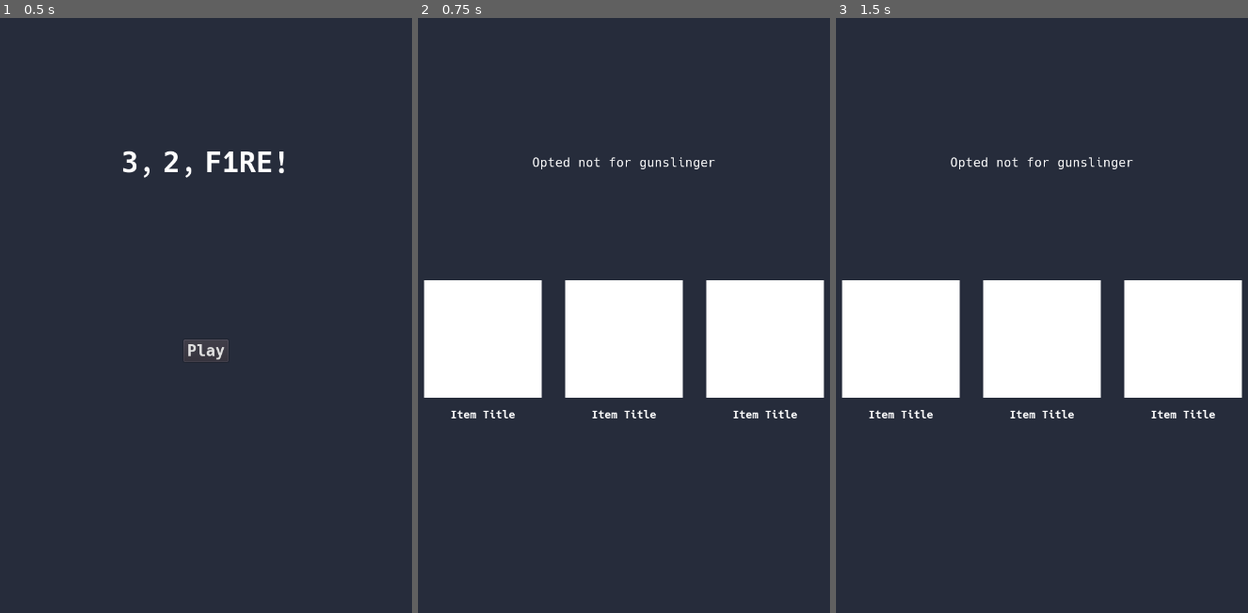
Above: before the commit, frames 1-3 (left to right).
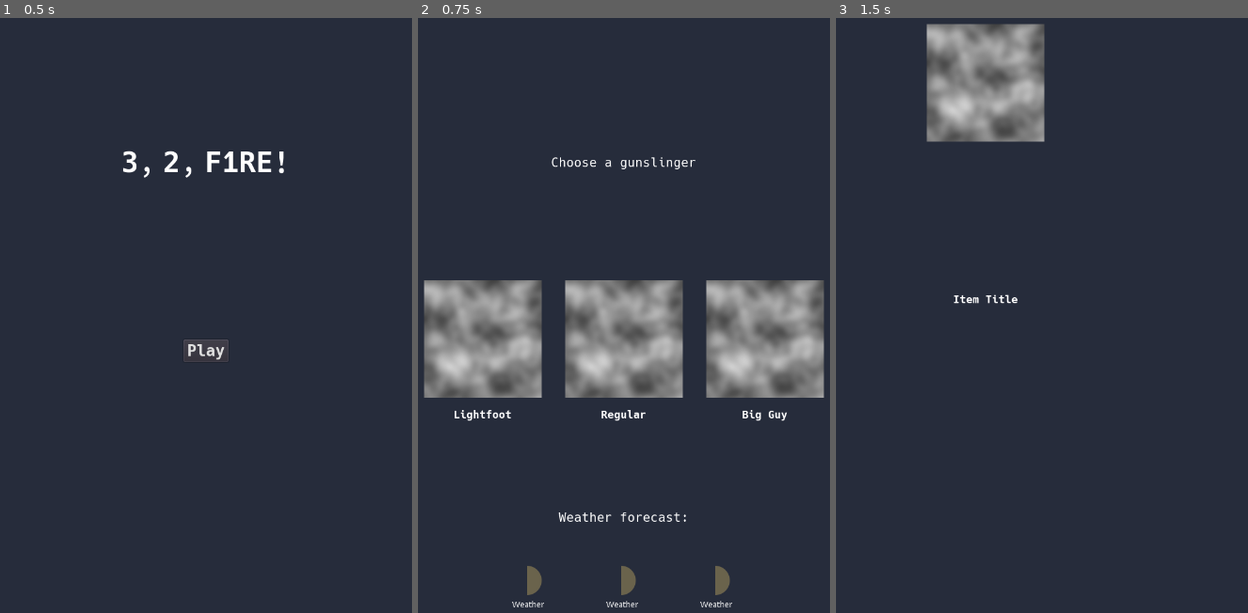
Above: after the commit, the same moments.

Repository: Bassani-Paulo/32F1RE
Game: Godot game, scene res://Scenes/MainGameScene.tscn
Two runs of this game, one before a commit and one after it. Both use one fixed random seed, a clock stepped at 60 frames per second and the inputs below.
Inputs (mouse positions are in pixels of both pictures, inside the frame that each line leads up to):
- Up to frame 1 (0.5 s): no input
- Up to frame 2 (0.75 s): click "Play" at 0.5 s
- Up to frame 3 (1.5 s): click (901, 339) at 1.27 s

Frame 1 is identical in both runs. In frame 2, 19% of the frame differs, in the area x 1-99%, y 23-100%; in frame 3, 23%, in the area x 1-99%, y 0-68%.
Error after the commit: Invalid get index 'name' (on base: 'Nil'). (res://Scripts/ItemIconScene.gd:15)

Commit message:
melhorando a tela de loja

Diff:
--- a/Game/BuyPhase.gd
+++ /dev/null
@@ -1,13 +0,0 @@
-class_name Enums
-
-enum BuyPhases{
-	GUNSLINGER
-	BACKGROUNG
-	WEAPON
-	ATTACHMENT1
-	ATTACHMENT2
-	ATTACHMENT3
-	DISCARD
-	REPLACE
-	BUFF
-}
--- /dev/null
+++ b/Game/Classes/Enums.gd
@@ -0,0 +1,31 @@
+class_name Enums
+
+enum BuyPhases{
+	GUNSLINGER
+	BACKGROUNG
+	WEAPON
+	ATTACHMENT_1
+	ATTACHMENT_2
+	ATTACHMENT_3
+	DISCARD
+	REPLACE
+	BUFF
+}
+
+enum Stat{
+	SIZE
+	REACTION_TIME
+	RELOAD_TIME
+	REPAIR_TIME
+	ACCURACY
+	ROF
+	AMMO_CAPACITY
+	BULLET_SPEED
+	FAIL_CHANCE
+}
+
+enum Operation{
+	SET
+	ADD
+	MULTIPLY
+}
--- /dev/null
+++ b/Game/Classes/Item.gd
@@ -0,0 +1,12 @@
+extends Object
+
+class_name Item
+
+var icon: Image
+var name: String
+var statMods: Array
+
+func _init(nameI:String, statModsI:Array):
+	#self.icon = icon
+	self.name = nameI
+	self.statMods = statModsI
--- /dev/null
+++ b/Game/Classes/StatMod.gd
@@ -0,0 +1,14 @@
+extends Object
+
+class_name StatMod
+
+var description: String
+var stat:int
+var operation:int
+var value:float
+
+func _init(descriptionI:String, statI:int, operationI:int, valueI:float):
+	self.description = descriptionI
+	self.stat = statI
+	self.operation = operationI
+	self.value = valueI
--- a/Game/ItemDescriptionScene.tscn
+++ /dev/null
@@ -1,8 +0,0 @@
-[gd_scene format=2]
-
-[node name="Control" type="Control"]
-anchor_right = 1.0
-anchor_bottom = 1.0
-__meta__ = {
-"_edit_use_anchors_": false
-}
--- /dev/null
+++ b/Game/Scenes/ItemDescriptionScene.tscn
@@ -0,0 +1,91 @@
+[gd_scene load_steps=5 format=2]
+
+[ext_resource path="res://Scenes/ItemIconScene.tscn" type="PackedScene" id=1]
+[ext_resource path="res://ttf/Hack-Regular.ttf" type="DynamicFontData" id=2]
+[ext_resource path="res://Scripts/ItemDescriptionScene.gd" type="Script" id=3]
+
+[sub_resource type="DynamicFont" id=1]
+size = 20
+font_data = ExtResource( 2 )
+
+[node name="ItemDescriptionScene" type="Control"]
+anchor_right = 1.0
+anchor_bottom = 1.0
+script = ExtResource( 3 )
+__meta__ = {
+"_edit_use_anchors_": false
+}
+
+[node name="VBoxContainer" type="VBoxContainer" parent="."]
+anchor_right = 1.0
+anchor_bottom = 1.0
+__meta__ = {
+"_edit_use_anchors_": false
+}
+
+[node name="MarginContainer" type="MarginContainer" parent="VBoxContainer"]
+margin_right = 800.0
+margin_bottom = 80.0
+custom_constants/margin_top = 80
+
+[node name="HBoxContainer" type="HBoxContainer" parent="VBoxContainer"]
+margin_top = 84.0
+margin_right = 800.0
+margin_bottom = 564.0
+rect_min_size = Vector2( 0, 480 )
+
+[node name="MarginContainer" type="MarginContainer" parent="VBoxContainer/HBoxContainer"]
+margin_right = 200.0
+margin_bottom = 480.0
+custom_constants/margin_left = 200
+
+[node name="ItemIconScene" parent="VBoxContainer/HBoxContainer" instance=ExtResource( 1 )]
+margin_left = 204.0
+margin_right = 404.0
+margin_bottom = 480.0
+
+[node name="MarginContainer2" type="MarginContainer" parent="VBoxContainer"]
+margin_top = 568.0
+margin_right = 800.0
+margin_bottom = 568.0
+custom_constants/margin_right = 100
+custom_constants/margin_left = 100
+
+[node name="StatsContainer" type="VBoxContainer" parent="VBoxContainer/MarginContainer2"]
+margin_left = 100.0
+margin_right = 700.0
+
+[node name="Label" type="Label" parent="VBoxContainer/MarginContainer2/StatsContainer"]
+visible = false
+margin_right = 600.0
+margin_bottom = 24.0
+custom_fonts/font = SubResource( 1 )
+text = "- Base stat here"
+
+[node name="Label2" type="Label" parent="VBoxContainer/MarginContainer2/StatsContainer"]
+visible = false
+margin_right = 600.0
+margin_bottom = 24.0
+custom_fonts/font = SubResource( 1 )
+text = "- Base stat here"
+
+[node name="Label3" type="Label" parent="VBoxContainer/MarginContainer2/StatsContainer"]
+visible = false
+margin_right = 600.0
+margin_bottom = 24.0
+custom_fonts/font = SubResource( 1 )
+text = "- Base stat here"
+
+[node name="Label4" type="Label" parent="VBoxContainer/MarginContainer2/StatsContainer"]
+visible = false
+margin_right = 600.0
+margin_bottom = 24.0
+custom_fonts/font = SubResource( 1 )
+text = "- Base stat here"
+
+[node name="Label5" type="Label" parent="VBoxContainer/MarginContainer2/StatsContainer"]
+visible = false
+margin_right = 600.0
+margin_bottom = 24.0
+custom_fonts/font = SubResource( 1 )
+text = "- Base stat here"
--- a/Game/Scenes/ItemIconScene.tscn
+++ b/Game/Scenes/ItemIconScene.tscn
@@ -1,6 +1,17 @@
-[gd_scene load_steps=3 format=2]
+[gd_scene load_steps=7 format=2]
 
 [ext_resource path="res://ttf/Hack-Bold.ttf" type="DynamicFontData" id=1]
+[ext_resource path="res://Scripts/ItemIconScene.gd" type="Script" id=2]
+
+[sub_resource type="OpenSimplexNoise" id=2]
+
+[sub_resource type="NoiseTexture" id=3]
+flags = 37
+width = 200
+height = 200
+noise = SubResource( 2 )
+
+[sub_resource type="AnimatedTexture" id=4]
 
 [sub_resource type="DynamicFont" id=1]
 size = 18
@@ -10,6 +21,7 @@
 margin_right = 200.0
 margin_bottom = 240.0
 rect_min_size = Vector2( 200, 240 )
+script = ExtResource( 2 )
 __meta__ = {
 "_edit_use_anchors_": false
 }
@@ -19,13 +31,8 @@
 anchor_bottom = 1.0
 margin_bottom = -40.0
 rect_min_size = Vector2( 200, 200 )
-__meta__ = {
-"_edit_use_anchors_": false
-}
-
-[node name="ColorRect" type="ColorRect" parent="TextureButton"]
-anchor_right = 1.0
-anchor_bottom = 1.0
+texture_normal = SubResource( 3 )
+texture_pressed = SubResource( 4 )
 __meta__ = {
 "_edit_use_anchors_": false
 }
--- a/Game/Scenes/StoreScene.tscn
+++ b/Game/Scenes/StoreScene.tscn
@@ -1,10 +1,15 @@
-[gd_scene load_steps=5 format=2]
+[gd_scene load_steps=7 format=2]
 
 [ext_resource path="res://ttf/Hack-Regular.ttf" type="DynamicFontData" id=1]
 [ext_resource path="res://Scripts/StoreScene.gd" type="Script" id=2]
 [ext_resource path="res://Scenes/ItemIconScene.tscn" type="PackedScene" id=3]
+[ext_resource path="res://Scenes/WeatherOddsScene.tscn" type="PackedScene" id=4]
 
 [sub_resource type="DynamicFont" id=1]
+size = 21
+font_data = ExtResource( 1 )
+
+[sub_resource type="DynamicFont" id=2]
 size = 21
 font_data = ExtResource( 1 )
 
@@ -16,20 +21,80 @@
 "_edit_use_anchors_": false
 }
 
-[node name="CenterContainer" type="CenterContainer" parent="."]
-margin_right = 800.0
-margin_bottom = 640.0
+[node name="VBoxContainer" type="VBoxContainer" parent="."]
+anchor_right = 1.0
+anchor_bottom = 1.0
 __meta__ = {
 "_edit_use_anchors_": false
 }
 
-[node name="InstructionsLabel" type="Label" parent="CenterContainer"]
+[node name="CenterContainer" type="CenterContainer" parent="VBoxContainer"]
+margin_right = 800.0
+margin_bottom = 640.0
+rect_min_size = Vector2( 800, 640 )
+__meta__ = {
+"_edit_use_anchors_": false
+}
+
+[node name="InstructionsLabel" type="Label" parent="VBoxContainer/CenterContainer"]
 margin_left = 283.0
 margin_top = 307.0
 margin_right = 517.0
 margin_bottom = 332.0
 custom_fonts/font = SubResource( 1 )
 text = "Instructions here."
+
+[node name="CenterContainer2" type="CenterContainer" parent="VBoxContainer"]
+margin_top = 644.0
+margin_right = 800.0
+margin_bottom = 1284.0
+rect_min_size = Vector2( 800, 640 )
+
+[node name="VBoxContainer" type="VBoxContainer" parent="VBoxContainer/CenterContainer2"]
+margin_top = 197.0
+margin_right = 800.0
+margin_bottom = 442.0
+rect_min_size = Vector2( 800, 0 )
+custom_constants/separation = 70
+
+[node name="MarginContainer" type="MarginContainer" parent="VBoxContainer/CenterContainer2/VBoxContainer"]
+margin_right = 800.0
+
+[node name="Label" type="Label" parent="VBoxContainer/CenterContainer2/VBoxContainer"]
+margin_top = 70.0
+margin_right = 800.0
+margin_bottom = 95.0
+custom_fonts/font = SubResource( 2 )
+text = "Weather forecast:"
+align = 1
+
+[node name="HBoxContainer" type="HBoxContainer" parent="VBoxContainer/CenterContainer2/VBoxContainer"]
+margin_top = 165.0
+margin_right = 800.0
+margin_bottom = 245.0
+custom_constants/separation = 100
+alignment = 1
+
+[node name="WeatherOddsScene" parent="VBoxContainer/CenterContainer2/VBoxContainer/HBoxContainer" instance=ExtResource( 4 )]
+anchor_right = 0.0
+anchor_bottom = 0.0
+margin_left = 210.0
+margin_right = 270.0
+margin_bottom = 80.0
+
+[node name="WeatherOddsScene2" parent="VBoxContainer/CenterContainer2/VBoxContainer/HBoxContainer" instance=ExtResource( 4 )]
+anchor_right = 0.0
+anchor_bottom = 0.0
+margin_left = 370.0
+margin_right = 430.0
+margin_bottom = 80.0
+
+[node name="WeatherOddsScene3" parent="VBoxContainer/CenterContainer2/VBoxContainer/HBoxContainer" instance=ExtResource( 4 )]
+anchor_right = 0.0
+anchor_bottom = 0.0
+margin_left = 530.0
+margin_right = 590.0
+margin_bottom = 80.0
 
 [node name="CenterContainer2" type="CenterContainer" parent="."]
 anchor_right = 1.0
@@ -45,7 +110,7 @@
 margin_bottom = 760.0
 custom_constants/separation = 40
 
-[node name="ItemIconScene" parent="CenterContainer2/HBoxContainer" instance=ExtResource( 3 )]
+[node name="ItemIconScene1" parent="CenterContainer2/HBoxContainer" instance=ExtResource( 3 )]
 
 [node name="ItemIconScene2" parent="CenterContainer2/HBoxContainer" instance=ExtResource( 3 )]
 margin_left = 240.0
--- /dev/null
+++ b/Game/Scenes/WeatherOddsScene.tscn
@@ -0,0 +1,38 @@
+[gd_scene load_steps=2 format=2]
+
+[ext_resource path="res://White_Circle.png" type="Texture" id=1]
+
+[node name="WeatherOddsScene" type="Control"]
+anchor_right = 1.0
+anchor_bottom = 1.0
+rect_min_size = Vector2( 60, 80 )
+__meta__ = {
+"_edit_use_anchors_": false
+}
+
+[node name="VBoxContainer" type="VBoxContainer" parent="."]
+margin_right = 40.0
+margin_bottom = 40.0
+custom_constants/separation = 10
+alignment = 1
+__meta__ = {
+"_edit_use_anchors_": false
+}
+
+[node name="TextureProgress" type="TextureProgress" parent="VBoxContainer"]
+margin_right = 54.0
+margin_bottom = 50.0
+rect_min_size = Vector2( 50, 50 )
+value = 50.0
+texture_under = ExtResource( 1 )
+texture_progress = ExtResource( 1 )
+fill_mode = 4
+tint_under = Color( 1, 1, 1, 0 )
+tint_progress = Color( 0.415686, 0.388235, 0.298039, 1 )
+
+[node name="Label" type="Label" parent="VBoxContainer"]
+margin_top = 60.0
+margin_right = 54.0
+margin_bottom = 74.0
+text = "Weather"
+align = 1
--- a/Game/Scripts/Enums.gd
+++ /dev/null
@@ -1,11 +0,0 @@
-enum BuyPhases{
-	GUNSLINGER
-	BACKGROUNG
-	WEAPON
-	ATTACHMENT1
-	ATTACHMENT2
-	ATTACHMENT3
-	DISCARD
-	REPLACE
-	BUFF
-}
--- /dev/null
+++ b/Game/Scripts/ItemDescriptionScene.gd
@@ -0,0 +1,16 @@
+extends Control
+
+
+# Declare member variables here. Examples:
+# var a = 2
+# var b = "text"
+
+
+# Called when the node enters the scene tree for the first time.
+func _ready():
+	pass # Replace with function body.
+
+
+# Called every frame. 'delta' is the elapsed time since the previous frame.
+#func _process(delta):
+#	pass
--- /dev/null
+++ b/Game/Scripts/ItemIconScene.gd
@@ -0,0 +1,21 @@
+extends Control
+
+
+# Declare member variables here. Examples:
+# var a = 2
+# var b = "text"
+var item:Item
+
+func setup(itemI:Item):
+	self.item = itemI
+
+# Called when the node enters the scene tree for the first time.
+func _ready():
+	#get_node("TextureButton").texture_normal = item.image
+	get_node("ItemTitle").text = item.name
+	pass # Replace with function body.
+
+
+# Called every frame. 'delta' is the elapsed time since the previous frame.
+#func _process(delta):
+#	pass
--- a/Game/Scripts/MainGameScene.gd
+++ b/Game/Scripts/MainGameScene.gd
@@ -4,13 +4,12 @@
 # var a = 2
 # var b = "text"
 var currentScene: Control
-const enums = preload("res://Scripts/Enums.gd")
 # Called when the node enters the scene tree for the first time.
 func _ready():
 	currentScene = load("res://Scenes/TitleScene.tscn").instance()
 	add_child(currentScene)
-	var playButton = currentScene.get_node("CenterContainer2").get_node("Button")
-	playButton.connect("pressed", self, "_on_Button_pressed")
+	var playButton = currentScene.get_node("CenterContainer2/Button")
+	playButton.connect("pressed", self, "_on_playButton_pressed")
 	pass # Replace with function body.
 
 
@@ -18,8 +17,27 @@
 #func _process(delta):
 #	pass
 
-func _on_Button_pressed():
+func _on_playButton_pressed():
 	remove_child(currentScene)
 	currentScene = load("res://Scenes/StoreScene.tscn").instance()
-	currentScene.init(enums.BuyPhases.BUFF)
+	currentScene.setup("Choose a gunslinger", testItems[0], testItems[1], testItems[2])
 	add_child(currentScene)
+	var firstItem = currentScene.get_node("CenterContainer2/HBoxContainer/ItemIconScene1/TextureButton")
+	firstItem.connect("pressed", self, "_on_firstItem_pressed")
+	pass
+
+
+func _on_firstItem_pressed():
+	remove_child(currentScene)
+	currentScene = load("res://Scenes/ItemDescriptionScene.tscn").instance()
+	#currentScene.setup()
+	add_child(currentScene)
+
+
+
+
+
+var lightfootMods = [StatMod.new("- Size: 0.5", Enums.Stat.SIZE, Enums.Operation.SET, 0.5), StatMod.new("- Reaction time: 2", Enums.Stat.REACTION_TIME, Enums.Operation.SET, 2)]
+var regularMods = [StatMod.new("- Size: 1", Enums.Stat.SIZE, Enums.Operation.SET, 1), StatMod.new("- Reaction time: 0.5", Enums.Stat.REACTION_TIME, Enums.Operation.SET, 0.5)]
+var bigGuyMods = [StatMod.new("- Size: 1.5", Enums.Stat.SIZE, Enums.Operation.SET, 1.5), StatMod.new("- Reaction time: 1", Enums.Stat.REACTION_TIME, Enums.Operation.SET, 1)]
+var testItems = [Item.new("Lightfoot", lightfootMods), Item.new("Regular", regularMods), Item.new("Big Guy", bigGuyMods)]
--- a/Game/Scripts/StoreScene.gd
+++ b/Game/Scripts/StoreScene.gd
@@ -4,16 +4,14 @@
 # Declare member variables here. Examples:
 # var a = 2
 # var b = "text"
-onready var instructionsLabel = $CenterContainer/InstructionsLabel
+onready var instructionsLabel = $VBoxContainer/CenterContainer/InstructionsLabel
 var instructionsLabelText: String = ""
-const enums = preload("res://Scripts/Enums.gd")
 
-func init(buyPhase:int):
-	match buyPhase:
-		enums.BuyPhases.GUNSLINGER:
-			instructionsLabelText = "Choose a gunslinger"
-		_:
-			instructionsLabelText = "Opted not for gunslinger"
+func setup(instructions:String, item1:Item, item2:Item, item3:Item):
+	instructionsLabelText = instructions
+	get_node("CenterContainer2/HBoxContainer/ItemIconScene1").setup(item1)
+	get_node("CenterContainer2/HBoxContainer/ItemIconScene2").setup(item2)
+	get_node("CenterContainer2/HBoxContainer/ItemIconScene3").setup(item3)
 # Called when the node enters the scene tree for the first time.
 func _ready():
 	instructionsLabel.text = instructionsLabelText
--- a/Game/project.godot
+++ b/Game/project.godot
@@ -12,10 +12,22 @@
 "base": "Reference",
 "class": "Enums",
 "language": "GDScript",
-"path": "res://BuyPhase.gd"
+"path": "res://Classes/Enums.gd"
+}, {
+"base": "Object",
+"class": "Item",
+"language": "GDScript",
+"path": "res://Classes/Item.gd"
+}, {
+"base": "Object",
+"class": "StatMod",
+"language": "GDScript",
+"path": "res://Classes/StatMod.gd"
 } ]
 _global_script_class_icons={
-"Enums": ""
+"Enums": "",
+"Item": "",
+"StatMod": ""
 }
 
 [application]
Binary file added: Game/White_Circle.png
Not shown, added: Game/White_Circle.png.import
